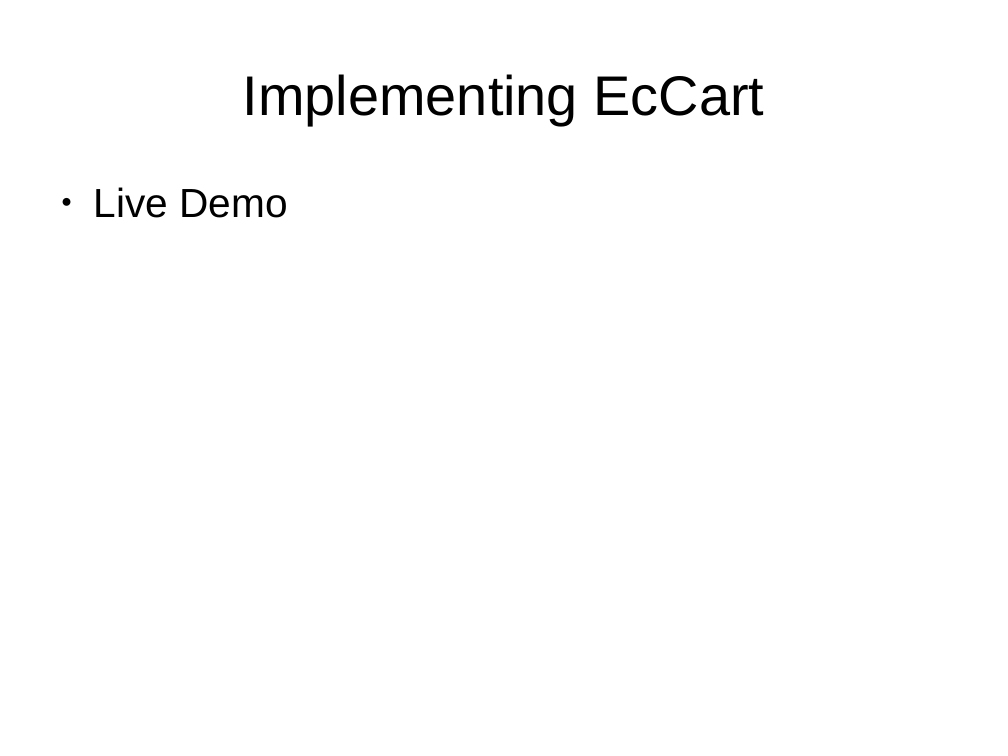
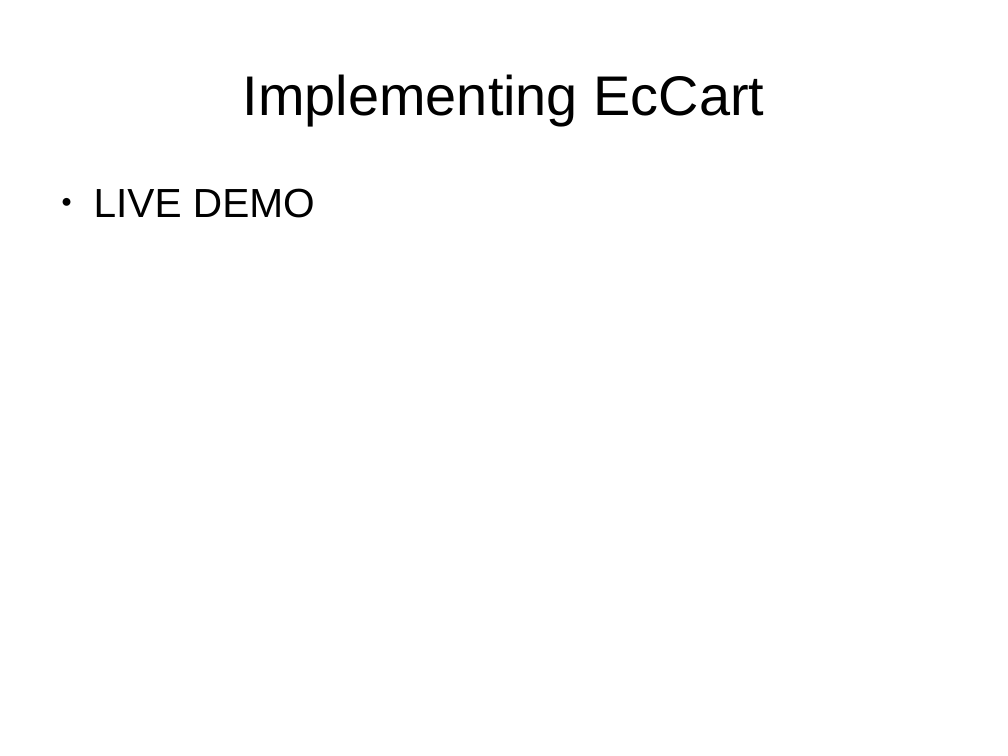
Before and after one commit to ramortegui/talks, a slide deck: slide 21 of porting-perl-package-to-elixir.odp (slide 22 before the commit). Drawn at 1008x756 pixels with LibreOffice and Linux fonts; fonts in the diff are those of the drawing. Boxes give left, top, right and bottom in pixels: in the first picture for what was removed or moved away, otherwise in the second. Text is boxed around its words. In the diff, an @@ line names an element or a change of style, - is before the commit and + after.

Commit message:
Remove middleware as a need to be productive. Update tree map of ec_cart module structure.

```diff
--- a/porting-perl-package-to-elixir.odp
+++ b/porting-perl-package-to-elixir.odp
@@ text at [94,188,315,218]: text changed @@
-● Live Demo
+● LIVE DEMO
```
Also in this commit, not shown: 10 other slides changed, 1 slide added, 2 slides removed.
